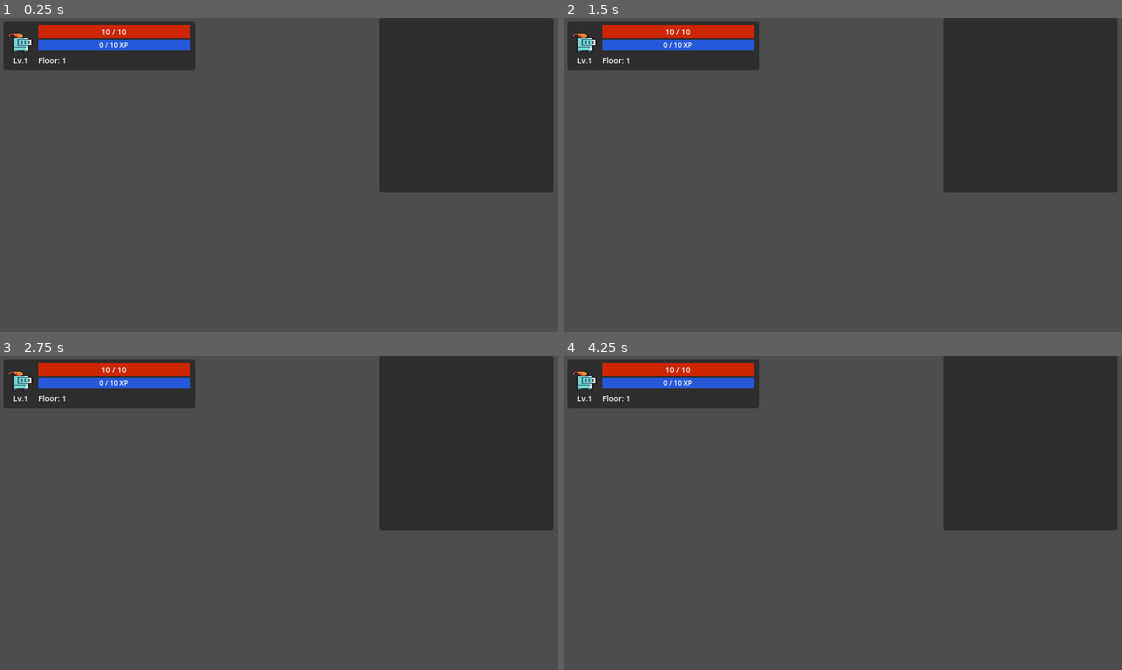
Above: before the commit, frames 1-4 (two rows, left to right).
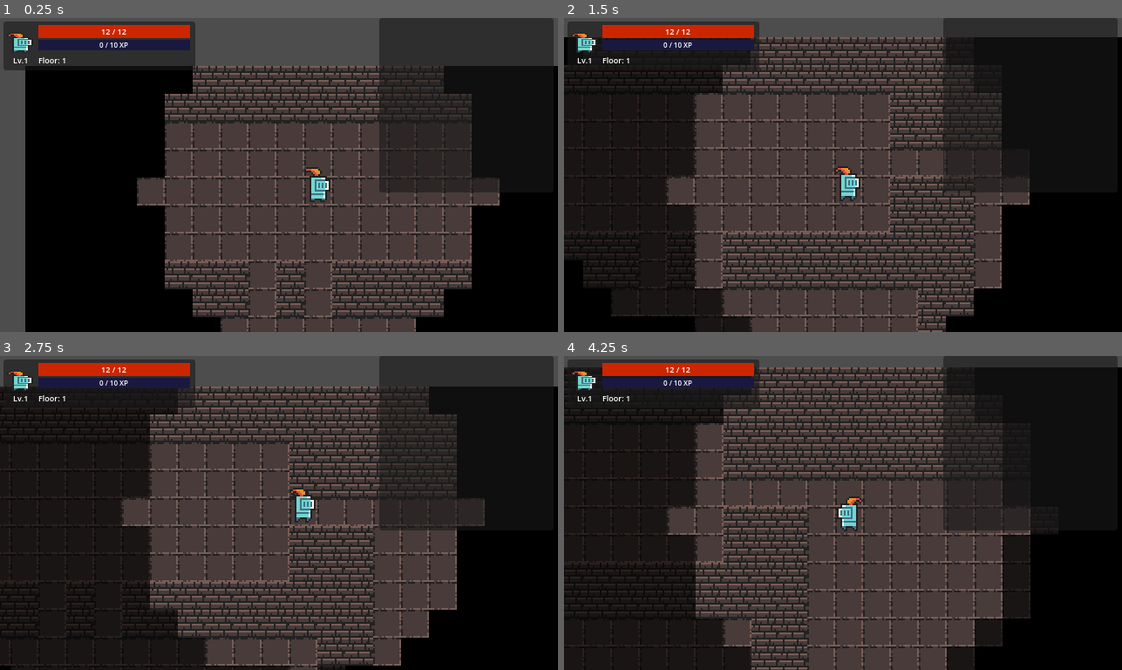
Above: after the commit, the same moments.

Repository: Bacilek/Dragons-in-Dungeons
Game: Godot game, scene res://scenes/main.tscn
Two runs of this game, one before a commit and one after it. Both use one fixed random seed, a clock stepped at 60 frames per second and the inputs below.
Inputs (mouse positions are in pixels of both pictures, inside the frame that each line leads up to):
- Up to frame 1 (0.25 s): no input
- Up to frame 2 (1.5 s): tap Enter at 0.5 s; move the mouse to (965, 159) at 0.52 s; hold Right 0.53-1.28 s; tap Q at 0.6 s; click (965, 159) at 0.67 s; tap Space at 0.77 s; move the mouse to (731, 190) at 1.27 s; hold Down from 1.28 s (still down); tap E at 1.35 s; click (731, 190) at 1.42 s
- Up to frame 3 (2.75 s): tap Space at 1.52 s; move the mouse to (334, 443) at 2.02 s; release Down at 2.03 s; hold Right from 2.03 s (still down); tap Z at 2.1 s; click (334, 443) at 2.17 s
- Up to frame 4 (4.25 s): move the mouse to (815, 575) at 2.77 s; release Right at 2.78 s; hold Up 2.78-3.53 s; tap C at 2.85 s; click (815, 575) at 2.92 s; tap Space at 3.02, 3.77 s; move the mouse to (1010, 560) at 3.52 s; hold Left from 3.53 s (still down); tap Q at 3.6 s; click (1010, 560) at 3.67 s

The runs differ from the first frame. In frame 1, 49% of the frame differs, in the area x 4-100%, y 3-100%; in frame 2, 59%; in frame 3, 59%; in frame 4, 60%, in the area x 0-100%, y 3-100%.
Error before the commit: Parse Error: Invalid argument for "log()" function: argument 1 should be "float" but is "String". (res://scripts/autoloads/game_state.gd:50)

Commit message:
Fix log() collision; add enemy-click-to-chase and FOV auto-path interrupt
- game_state.gd: inline combat_message.emit() in gain_exp() to avoid
  shadowing GDScript's built-in log(float) function
- dungeon_floor.gd: add get_visible_enemies() public getter
- player.gd: clicking an enemy sets _target_enemy → _execute_queued_path
  recalculates path to enemy each turn, attacks when adjacent; both
  chase mode and regular walk interrupt when a new enemy enters FOV

Co-Authored-By: Claude Sonnet 4.6 <noreply@anthropic.com>

Diff:
--- a/scripts/autoloads/game_state.gd
+++ b/scripts/autoloads/game_state.gd
@@ -47,7 +47,7 @@
 	if leveled_up:
 		player_hp_changed.emit(player_stats.current_hp, player_stats.max_hp)
 		player_leveled_up.emit(player_stats.character_level)
-		log("[color=yellow]Level up! You are now level %d. (+5 HP, +1 STR)[/color]" % player_stats.character_level)
+		combat_message.emit("[color=yellow]Level up! You are now level %d. (+5 HP, +1 STR)[/color]" % player_stats.character_level)
 
 func log(msg: String) -> void:
 	combat_message.emit(msg)
--- a/scripts/entities/player.gd
+++ b/scripts/entities/player.gd
@@ -9,6 +9,7 @@
 var _queued_path: Array[Vector2i] = []
 var _path_executing: bool = false
 var _last_move_dir := Vector2i.ZERO
+var _target_enemy: Enemy = null
 
 var _regen_counter: int = 0
 const REGEN_TURNS: int = 6
@@ -95,6 +96,16 @@
 		var clicked: Vector2i = Vector2i(int(world_pos.x / TILE_SIZE), int(world_pos.y / TILE_SIZE))
 		if clicked == grid_pos:
 			return
+		# Clicking on an enemy → chase and attack
+		var enemy_clicked: Enemy = _dungeon_floor.get_enemy_at(clicked)
+		if enemy_clicked != null:
+			_target_enemy = enemy_clicked
+			_queued_path.clear()
+			if not _path_executing:
+				_execute_queued_path()
+			return
+		# Regular floor click → path walk
+		_target_enemy = null
 		var path: Array[Vector2i] = _dungeon_floor.find_path(grid_pos, clicked)
 		if path.is_empty():
 			return
@@ -105,9 +116,54 @@
 func _execute_queued_path() -> void:
 	_path_executing = true
 	TurnManager.fast_mode = true
-	while not _queued_path.is_empty():
+	var fov_snapshot: Array[Enemy] = _dungeon_floor.get_visible_enemies()
+
+	while true:
 		if TurnManager.phase != TurnManager.Phase.WAITING_FOR_INPUT:
 			await TurnManager.player_turn_started
+
+		# ── Enemy-chase mode: target was set by clicking on an enemy ──────
+		if _target_enemy != null:
+			if not is_instance_valid(_target_enemy) or _target_enemy.stats.is_dead():
+				_target_enemy = null
+				break
+
+			var chase_path: Array[Vector2i] = _dungeon_floor.find_path(grid_pos, _target_enemy.grid_pos)
+			if chase_path.is_empty():
+				_target_enemy = null
+				break
+
+			if chase_path.size() == 1:
+				# Adjacent — attack
+				var atk_dir: Vector2i = _target_enemy.grid_pos - grid_pos
+				_bump_attack(_target_enemy, atk_dir)
+				_target_enemy = null
+				if TurnManager.phase != TurnManager.Phase.WAITING_FOR_INPUT:
+					await TurnManager.player_turn_started
+				break
+
+			# One step closer
+			var next: Vector2i = chase_path[0]
+			var dir: Vector2i = next - grid_pos
+			TurnManager.begin_player_action()
+			$AnimatedSprite2D.flip_h = dir.x < 0
+			$AnimatedSprite2D.play("run")
+			move_to(next, 0.05)
+			if _dungeon_floor != null:
+				_dungeon_floor.update_fog(grid_pos)
+			TurnManager.on_player_action_complete()
+			await move_completed
+			$AnimatedSprite2D.play("idle")
+
+			if _has_new_enemy_in_fov(fov_snapshot):
+				_target_enemy = null
+				break
+			continue
+
+		# ── Regular queued-path mode ──────────────────────────────────────
+		if _queued_path.is_empty():
+			break
+
 		var next: Vector2i = _queued_path[0]
 		_queued_path.remove_at(0)
 		var dir: Vector2i = next - grid_pos
@@ -141,10 +197,23 @@
 			_path_executing = false
 			return
 
+		if _has_new_enemy_in_fov(fov_snapshot):
+			_queued_path.clear()
+			break
+
 		if TurnManager.phase != TurnManager.Phase.WAITING_FOR_INPUT:
 			await TurnManager.player_turn_started
+
 	TurnManager.fast_mode = false
 	_path_executing = false
+
+func _has_new_enemy_in_fov(snapshot: Array[Enemy]) -> bool:
+	if _dungeon_floor == null:
+		return false
+	for e: Enemy in _dungeon_floor.get_visible_enemies():
+		if e not in snapshot:
+			return true
+	return false
 
 func _try_move(dir: Vector2i) -> void:
 	if _dungeon_floor == null:
--- a/scripts/world/dungeon_floor.gd
+++ b/scripts/world/dungeon_floor.gd
@@ -230,6 +230,13 @@
 		cur = came_from[cur]
 	return path
 
+func get_visible_enemies() -> Array[Enemy]:
+	var result: Array[Enemy] = []
+	for e: Enemy in _enemies:
+		if is_instance_valid(e) and e.visible:
+			result.append(e)
+	return result
+
 func on_player_reached_stairs() -> void:
 	GameState.advance_floor()
 	_load_floor()
